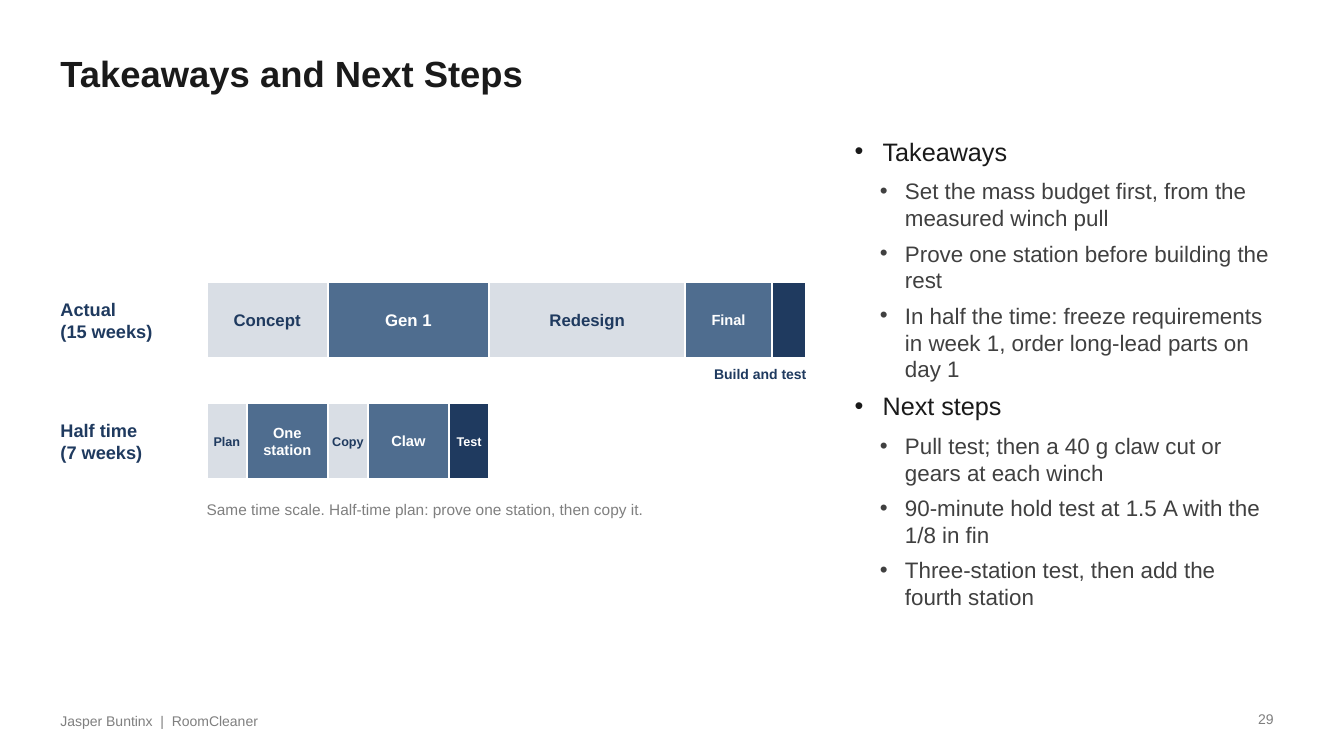
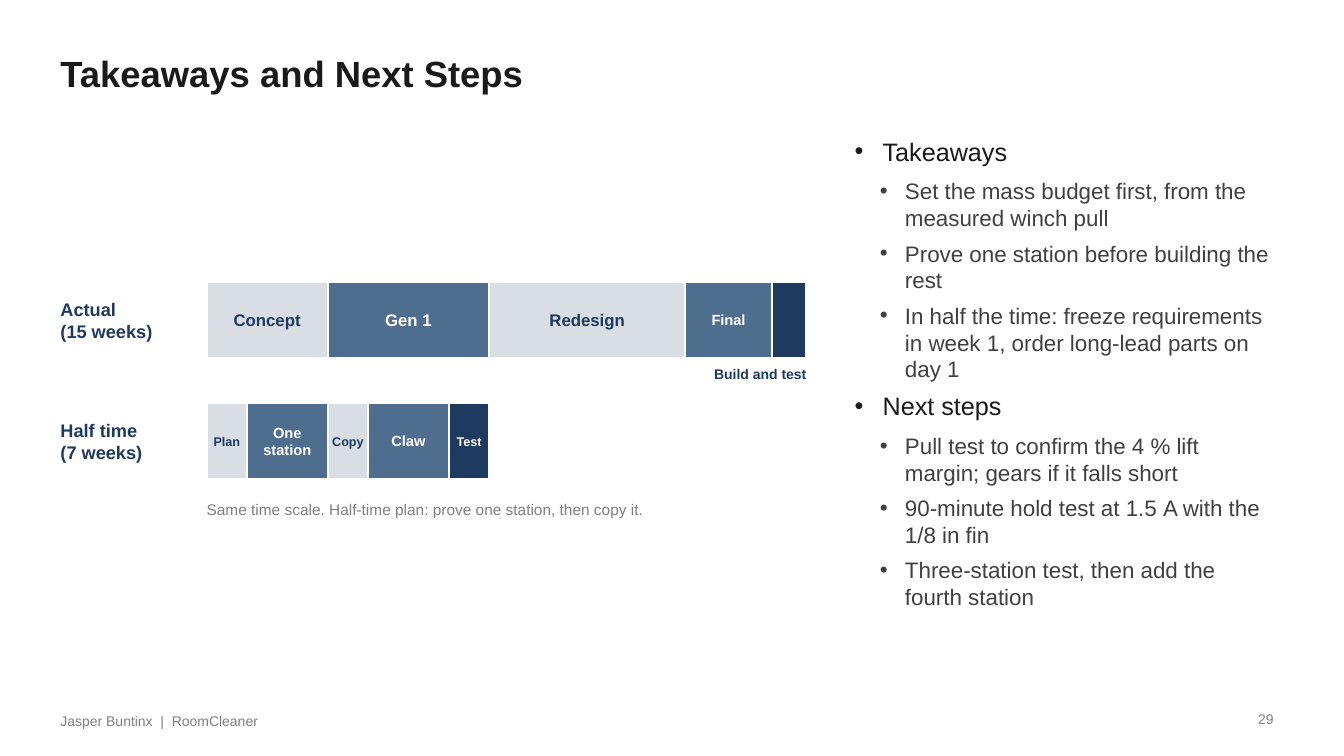
Before and after one commit to Jaspario1199/RoomCleaner, a slide deck: slide 29 of docs/presentation/deck_v7/RoomCleaner_Buntinx_Oct27_v7.pptx. Drawn at 1344x756 pixels with LibreOffice and Linux fonts; fonts in the diff are those of the drawing. Boxes give left, top, right and bottom in pixels: in the first picture for what was removed or moved away, otherwise in the second. Text is boxed around its words. In the diff, an @@ line names an element or a change of style, - is before the commit and + after.

```diff
--- a/docs/presentation/deck_v7/RoomCleaner_Buntinx_Oct27_v7.pptx
+++ b/docs/presentation/deck_v7/RoomCleaner_Buntinx_Oct27_v7.pptx
@@ text at (905, 437, 1199, 486): text changed @@
-  • Pull test; then a 40 g claw cut or gears at each winch
+  • Pull test to confirm the 4 % lift margin; gears if it falls short
```
Also in this commit, not shown: 3 other slides changed, 5 other files.
